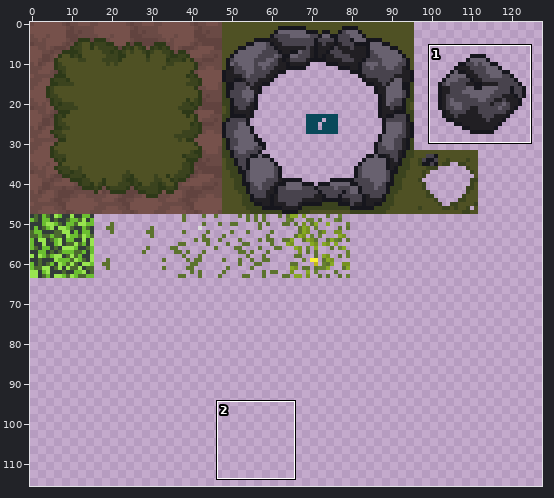
Sprite sheet, stored at Assets/Sprites/World/tileset.png. Above: a wide view before the commit, with the close-up outlined.
Close-up. As it was:
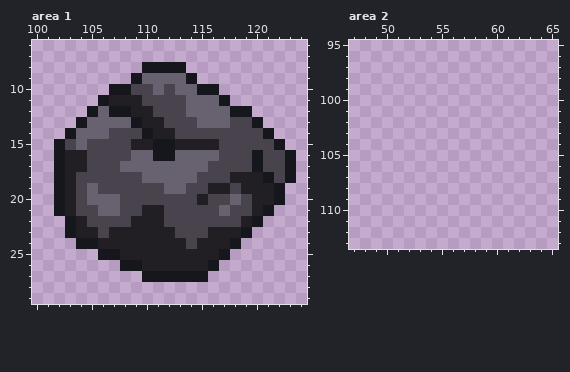
The file is 160x160 pixels. Colours within 5 levels of each other are drawn and written as one. Shown: area 1: x 100..124, y 6..29; area 2: x 47..65, y 95..113. The wide view leaves out empty margins. The commit also changed other parts of the picture, which this record leaves out.
New version:
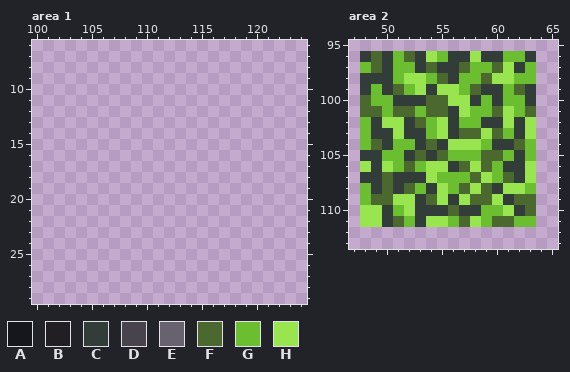
Palette (. is transparent): A #16161d  B #211f23  C #323c39  D #48434d  E #68616f  F #4b692f  G #6abe30  H #99e550
What changed:
Changed rows in their new state; - is an unchanged pixel.
Area 1:
first column x 102:
 8 --------....----------
 9 -------......---------
10 -----..........-------
11 ----............------
12 ---...............----
13 --.................---
14 -...................--
15 .....................-
16 ......................
17 ......................
18 ......................
19 .....................-
20 .....................-
21 ....................--
22 -..................---
23 -.................----
24 --...............-----
25 ----............------
26 ------.........-------
27 --------......--------
Area 2:
first column x 48:
 96 CFCGFCHGCCHCCGGC
 97 GFCGGCFCCFGGFHCG
 98 CCCGHHGFCGGFHHGG
 99 CGCFGHCHHGFCCGFC
100 FGGCCCFFHHCGCGGC
101 FFGFFGFFCHGGFHGF
102 GCHHCFGHCGGCCHCH
103 GCCHCCGHCFFHFGCH
104 GFCGGCFCHHHGCCFG
105 CCGGCFCFGGGFFGCG
106 HCHGFGHHCFHFGCCH
107 CCFCCCHGGGFHGFCH
108 GCFCFGCHGFHFCHHG
109 GFFHHCFHCHFFHCFF
110 HHCGHCCCFCCGGHCF
111 HHCFGCHHGFHGFFGG
Changed places in both close-ups, as pixel boxes (x1, y1, x2, y2):
erased: (54, 62, 296, 282)
added: (360, 51, 536, 227)
